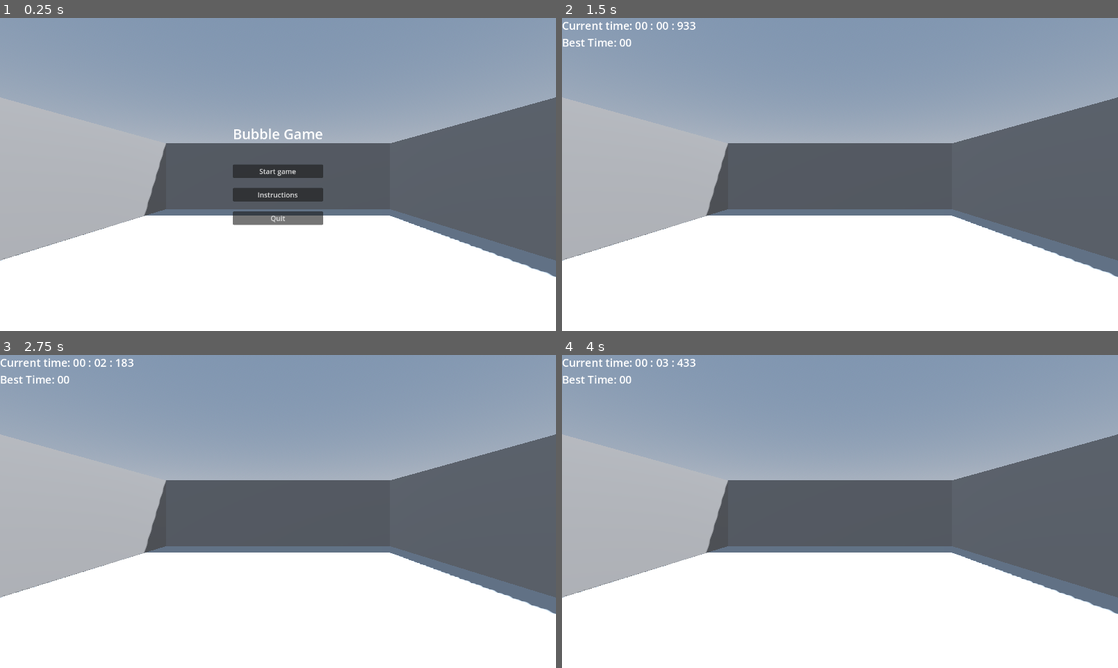
Above: before the commit, frames 1-4 (two rows, left to right).
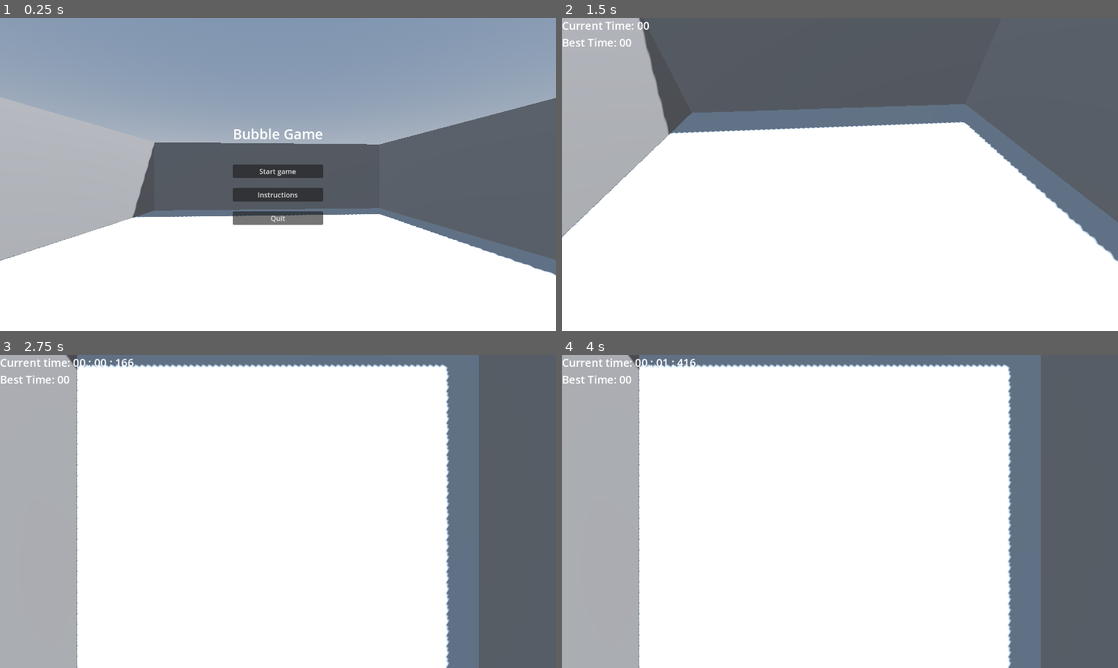
Above: after the commit, the same moments.

Repository: warriormaster12/Fsj2025
Game: Godot game, scene res://levels/actual_level.tscn
The game is run twice, just before and just after one commit, with the same random seed, the same clock (stepped at 60 frames per second) and the same inputs. This scene is started directly instead of the project's main scene.
Inputs:
- Up to frame 1 (0.25 s): no input
- Up to frame 2 (1.5 s): click "Start game" at 0.5 s; tap S (move_d) at 1.35 s
- Up to frame 3 (2.75 s): tap A (move_l) at 2.1 s
- Up to frame 4 (4 s): tap D (move_r) at 2.85 s; tap W (move_u) at 3.6 s

The runs differ from the first frame. In frame 1, 1.2% of the frame differs, in the area x 0-100%, y 25-83%; in frame 2, 58%; in frame 3, 62%; in frame 4, 62%, in the area x 0-100%, y 0-100%.

Commit message:
Add camera transition

Diff:
--- a/levels/actual_level.tscn
+++ b/levels/actual_level.tscn
@@ -44,6 +44,10 @@
 [node name="DirectionalLight3D" type="DirectionalLight3D" parent="Game/Node3D"]
 transform = Transform3D(-0.866025, -0.433013, 0.25, 0, 0.5, 0.866025, -0.5, 0.75, -0.433013, 0, 0, 0)
 shadow_enabled = true
+
+[node name="CameraPosition" type="Marker3D" parent="Game/Node3D"]
+unique_name_in_owner = true
+transform = Transform3D(1, 0, 0, 0, -4.37114e-08, 1, 0, -1, -4.37114e-08, 0, 5.09212, 0)
 
 [node name="HUD" type="Control" parent="Game"]
 unique_name_in_owner = true
--- a/scripts/game.gd
+++ b/scripts/game.gd
@@ -8,7 +8,13 @@
 @onready var hud: Control = %HUD
 @onready var timer_label: Label = %TimerLabel
 
+@onready var camera_marker: Marker3D = %CameraPosition
+
 @onready var level_manager: LevelManager = get_owner()
+
+@onready var camera: Camera3D = get_viewport().get_camera_3d()
+
+@onready var world: Node3D = get_child(0)
 
 func _ready() -> void:
 	if !level_manager.main_menu:
@@ -22,8 +28,18 @@
 
 
 func start() -> void:
+	hud.visible = true
+	await move_camera()
 	timer_on = true
-	hud.visible = true
+
+func move_camera() -> void:
+	camera.reparent(world)
+	var tween: Tween = create_tween().set_parallel()
+	tween.tween_property(camera, "global_position", camera_marker.global_position, 2.0)
+	tween.tween_property(camera, "global_rotation", camera_marker.global_rotation, 2.0)
+	tween.set_trans(Tween.TRANS_BOUNCE)
+
+	await tween.finished
 
 func _update_timer(delta: float) -> void:
 	if !timer_on:
--- a/scripts/level_manager.gd
+++ b/scripts/level_manager.gd
@@ -8,8 +8,3 @@
 # Called when the node enters the scene tree for the first time.
 func _ready() -> void:
 	pass # Replace with function body.
-
-
-# Called every frame. 'delta' is the elapsed time since the previous frame.
-func _process(delta: float) -> void:
-	pass
--- a/scripts/main_menu.gd
+++ b/scripts/main_menu.gd
@@ -1,10 +1,14 @@
 extends Node
 class_name MainMenu
+
+@export var camera_rotation_speed: float = 0.25
 
 @onready var main_menu_ui: Control = $MainMenuUI
 @onready var start_button: Button = %StartButton
 @onready var instruct_button: Button = %Instructions
 @onready var quit_button: Button = %QuitButton
+
+@onready var camera_rotate: Node3D = $CameraRotate
 
 @onready var level_manager: LevelManager = get_owner()
 
@@ -12,8 +16,15 @@
 func _ready() -> void:
 	start_button.pressed.connect(_on_start_pressed)
 	instruct_button.pressed.connect(_on_instruct_pressed)
-	quit_button.pressed.connect(_on_quit_pressed)
 
+	if OS.get_name() == "Web":
+		quit_button.queue_free()
+	else:
+		quit_button.pressed.connect(_on_quit_pressed)
+
+
+func _process(delta: float) -> void:
+	camera_rotate.rotation.y -= camera_rotation_speed * delta
 
 
 func _on_start_pressed() -> void:
